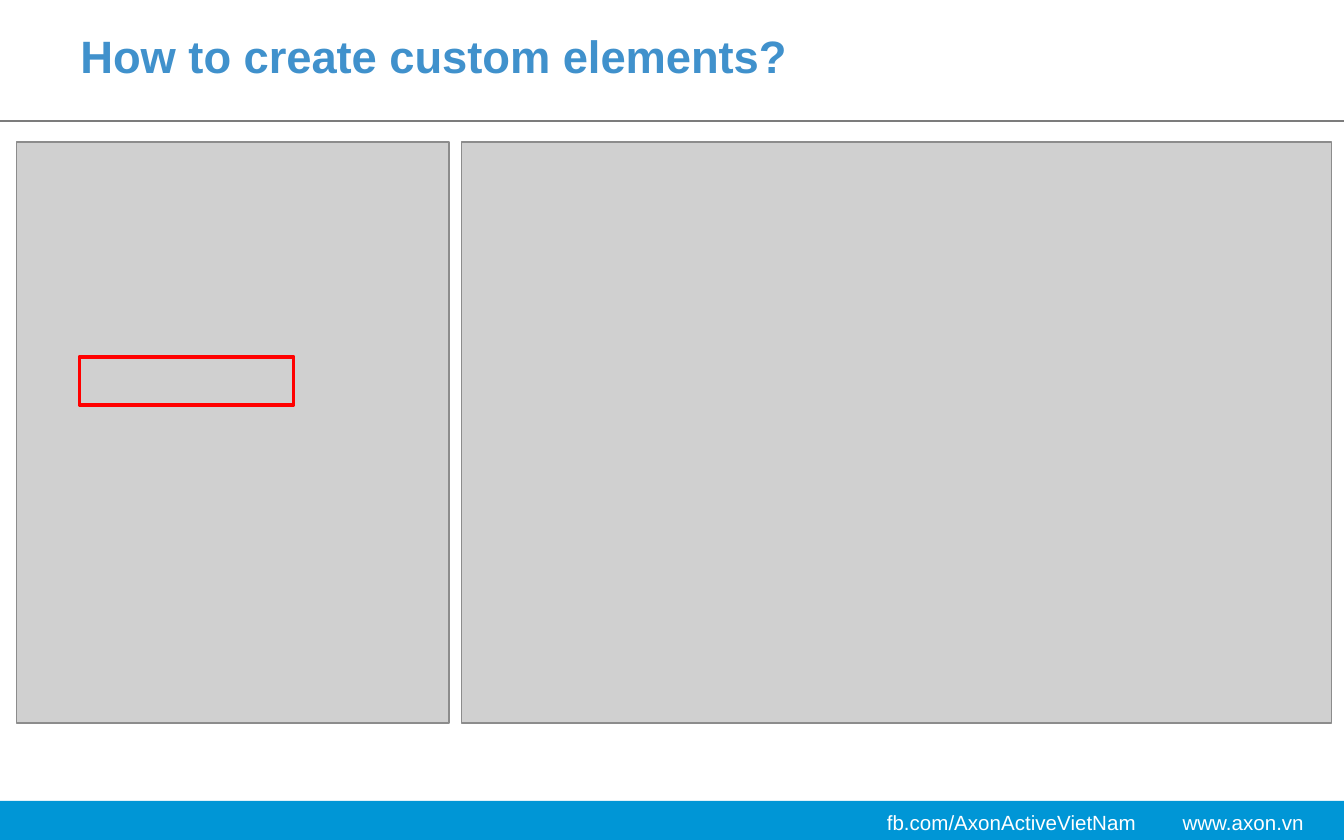
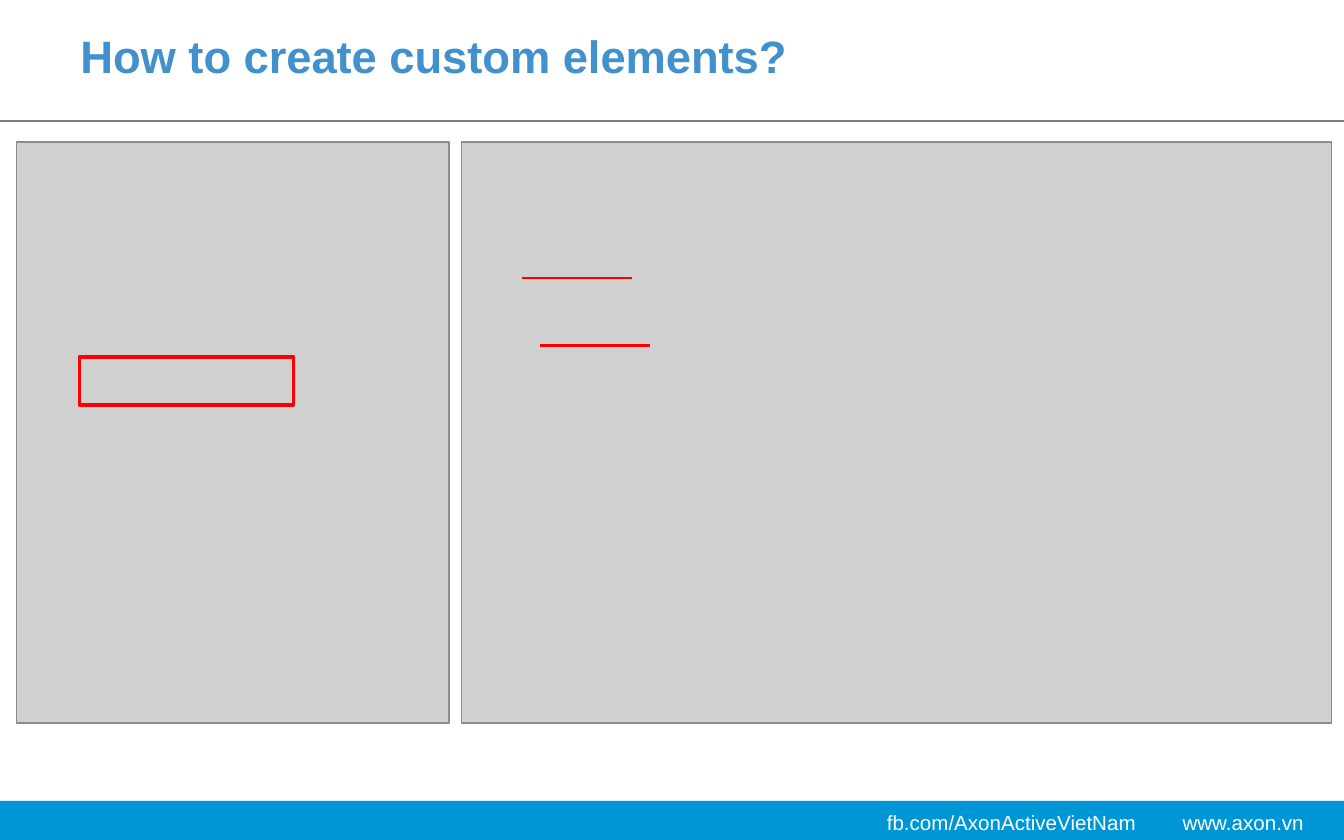
Before and after one commit to ndqvinh2109/Polymer, a slide deck: slide 31 of Slide-Dev-Day/dev-day-polymer.pptx. Drawn at 1344x840 pixels with LibreOffice and Linux fonts; fonts in the diff are those of the drawing; grey boxes stand for pictures; background and template pictures are left out. Boxes give left, top, right and bottom in pixels: in the first picture for what was removed or moved away, otherwise in the second. Text is boxed around its words. In the diff, an @@ line names an element or a change of style, - is before the commit and + after.

```diff
--- a/Slide-Dev-Day/dev-day-polymer.pptx
+++ b/Slide-Dev-Day/dev-day-polymer.pptx
@@ line added from (523, 278) to (632, 278), #FF0000 1.5 pt @@
@@ line added from (540, 345) to (649, 345), #FF0000 1.5 pt @@
```
Also in this commit, not shown: 10 other slides changed, 4 slides added, 4 slides removed, 3 other files.
